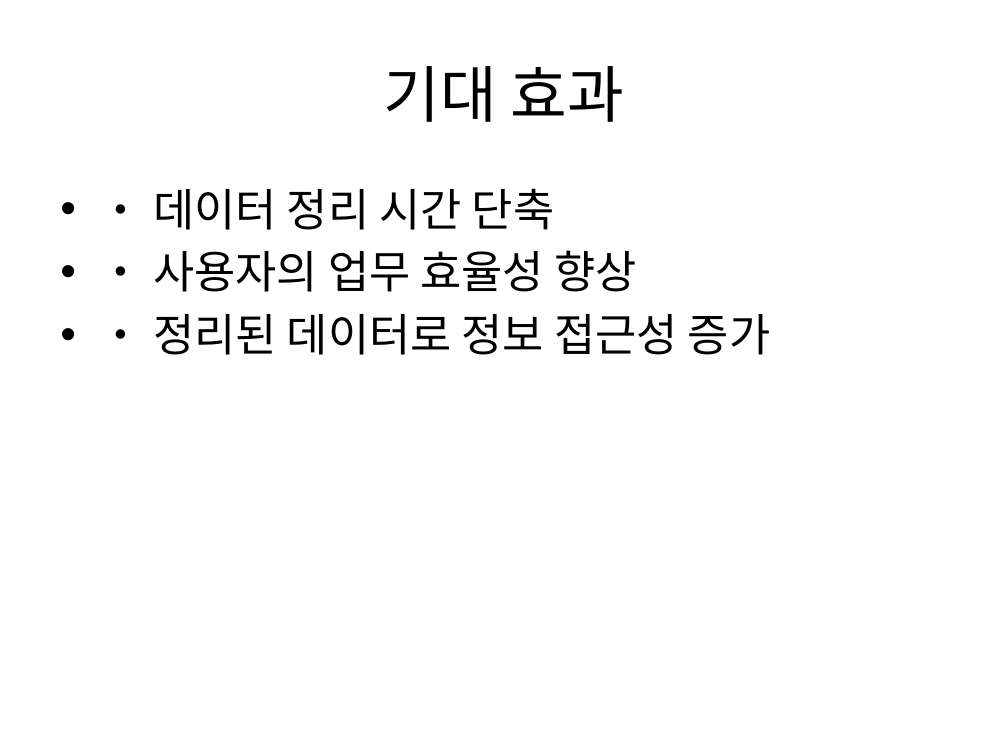
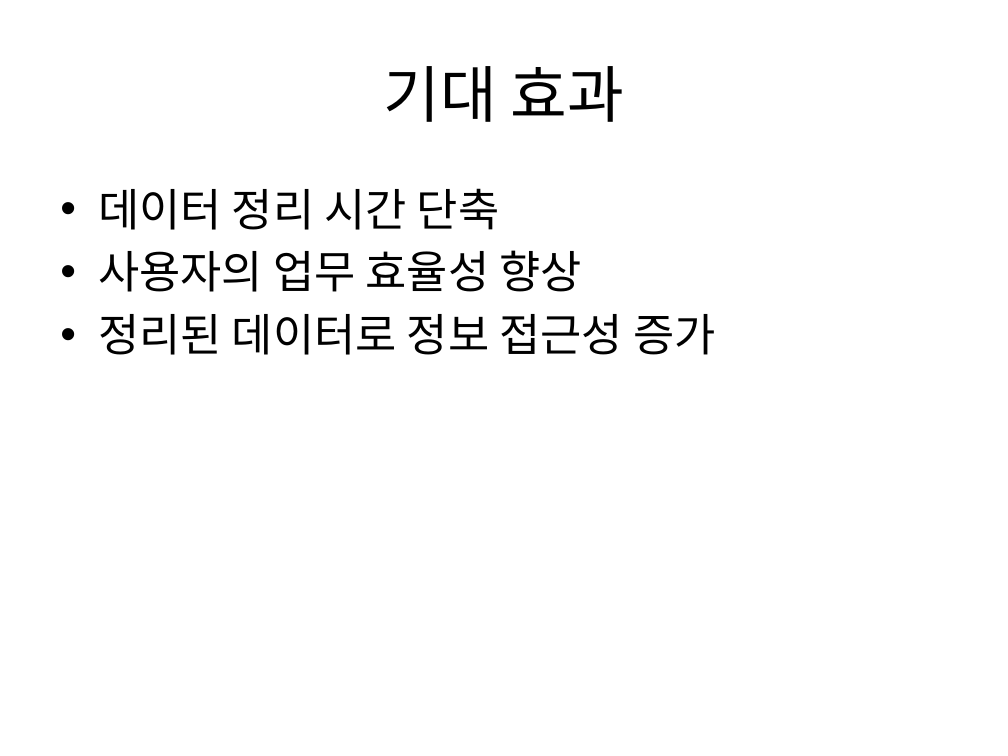
Before and after one commit to kbs-kbs/2025-1-AICD, a slide deck: slide 5 of AI_File_Organizer_Presentation.pptx. Drawn at 1008x756 pixels with LibreOffice and Linux fonts; fonts in the diff are those of the drawing. Boxes give left, top, right and bottom in pixels: in the first picture for what was removed or moved away, otherwise in the second. Text is boxed around its words. In the diff, an @@ line names an element or a change of style, - is before the commit and + after.

```diff
--- a/AI_File_Organizer_Presentation.pptx
+++ b/AI_File_Organizer_Presentation.pptx
@@ text at <box>98,188,715,355</box>: text changed @@
-• • 데이터 정리 시간 단축
-• • 사용자의 업무 효율성 향상
-• • 정리된 데이터로 정보 접근성 증가
+• 데이터 정리 시간 단축
+• 사용자의 업무 효율성 향상
+• 정리된 데이터로 정보 접근성 증가
```
Also in this commit, not shown: 1 other slide changed.
